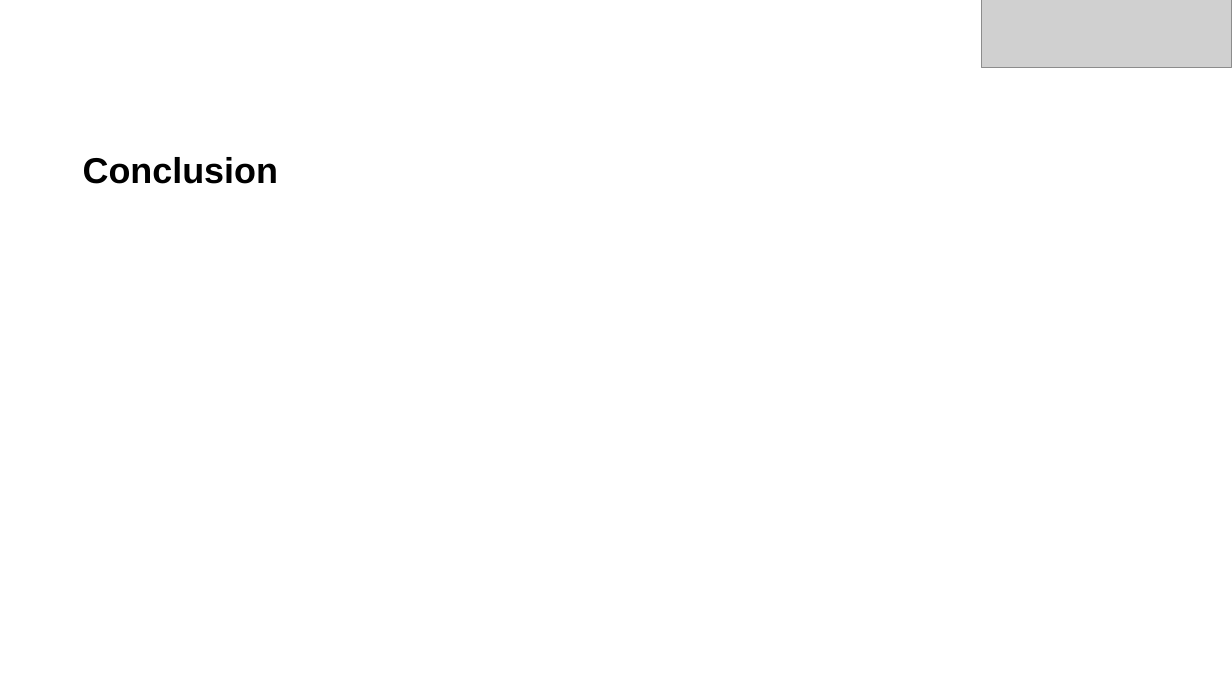
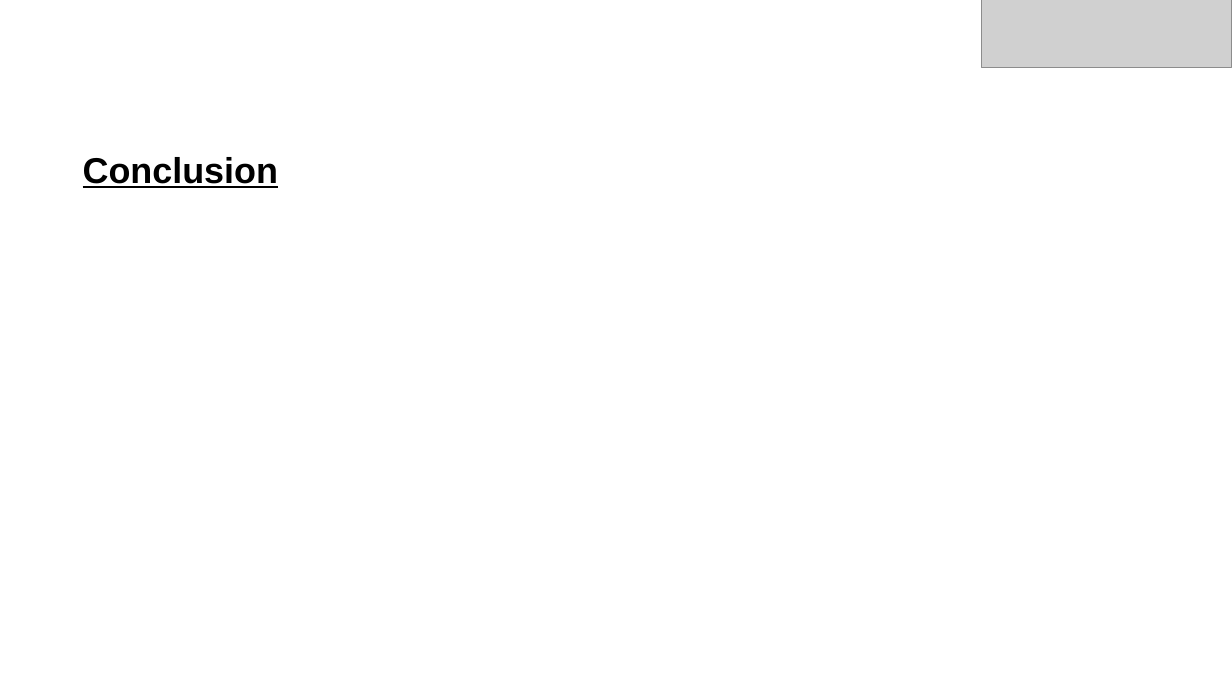
Before and after one commit to turoprophet/DAWA_DWH, a slide deck: slide 11 of DAWA.pptx. Drawn at 1232x693 pixels with LibreOffice and Linux fonts; fonts in the diff are those of the drawing; grey boxes stand for pictures. Boxes give left, top, right and bottom in pixels: in the first picture for what was removed or moved away, otherwise in the second. Text is boxed around its words. In the diff, an @@ line names an element or a change of style, - is before the commit and + after.

Commit message:
unterstrichen test

```diff
--- a/DAWA.pptx
+++ b/DAWA.pptx
@@ title "Conclusion" at (x1=83, y1=157, x2=278, y2=188): underline on @@
```
